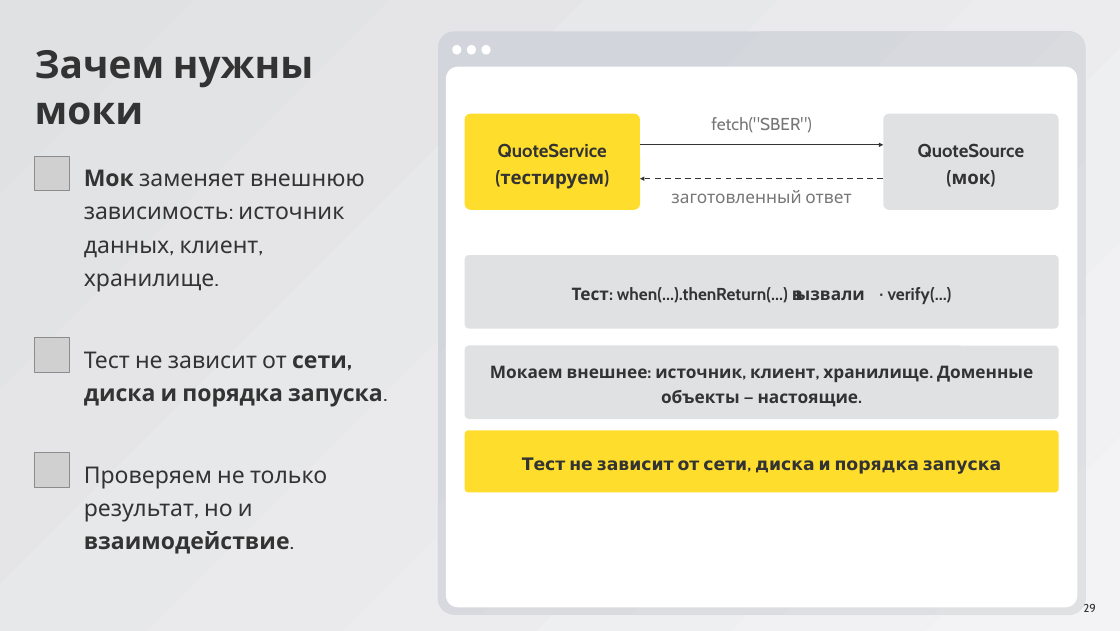
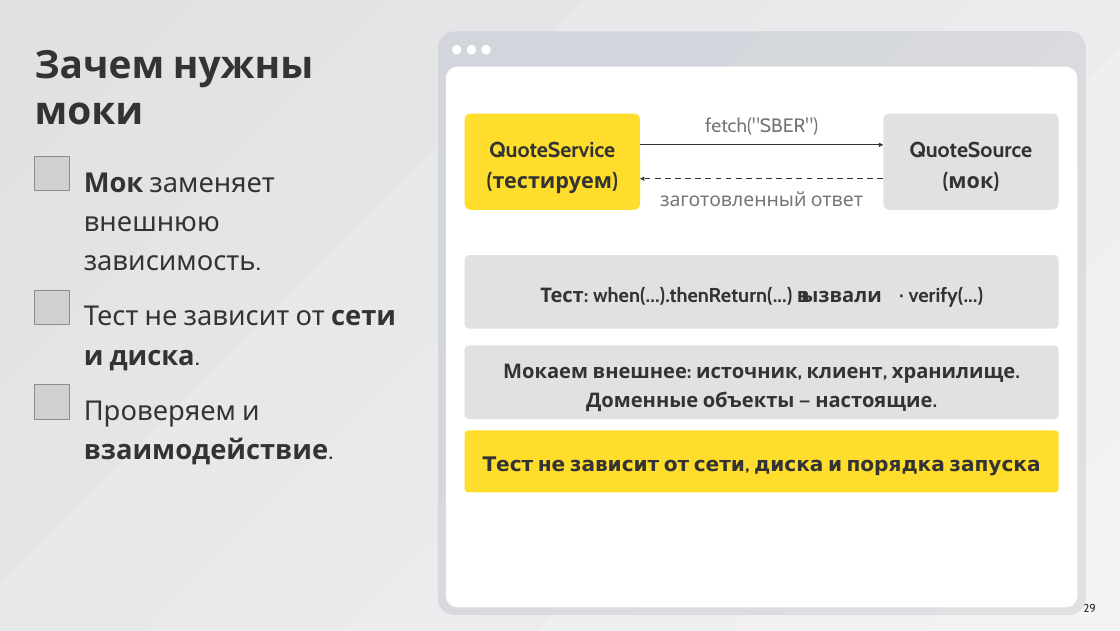
Before and after one commit to ArthurAipov/market-pulse-innopolis, a slide deck: slide 29 of advanced/docs/seminar8/Семинар 8.pptx. Drawn at 1120x631 pixels with LibreOffice and Linux fonts; fonts in the diff are those of the drawing; grey boxes stand for pictures. Boxes give left, top, right and bottom in pixels: in the first picture for what was removed or moved away, otherwise in the second. Text is boxed around its words. In the diff, an @@ line names an element or a change of style, - is before the commit and + after.

```diff
--- a/advanced/docs/seminar8/Семинар 8.pptx
+++ b/advanced/docs/seminar8/Семинар 8.pptx
@@ text "QuoteService" at (489, 141, 615, 193): size 26 to 30 pt @@
@@ text "fetch("SBER")" at (705, 117, 818, 135): size 24 to 27 pt @@
@@ text "QuoteSource" at (910, 141, 1033, 188): size 26 to 30 pt @@
@@ text at (84, 172, 275, 271): text changed; size 32 to 38 pt @@
-Мок заменяет внешнюю зависимость: источник данных, клиент, хранилище.
+Мок заменяет внешнюю зависимость.
@@ text "заготовленный ответ" at (660, 191, 863, 206): size 24 to 27 pt @@
@@ picture: place and size @@
-picture at (35, 453, 69, 487)
+picture at (35, 290, 69, 325)
@@ text at (84, 305, 396, 371): text changed; size 32 to 38 pt; bold off @@
-Тест не зависит от сети, диска и порядка запуска.
+Тест не зависит от сети и диска.
@@ picture: place and size @@
-picture at (35, 338, 69, 372)
+picture at (35, 384, 69, 419)
@@ text at (84, 400, 334, 465): text changed; size 32 to 38 pt; bold on @@
-Проверяем не только результат, но и взаимодействие.
+Проверяем и взаимодействие.
@@ size 24 to 28 pt in 3 elements at (540, 287, 984, 307), (503, 363, 1015, 411), (483, 456, 1040, 476) @@
```
Also in this commit, not shown: 31 other slides changed.
